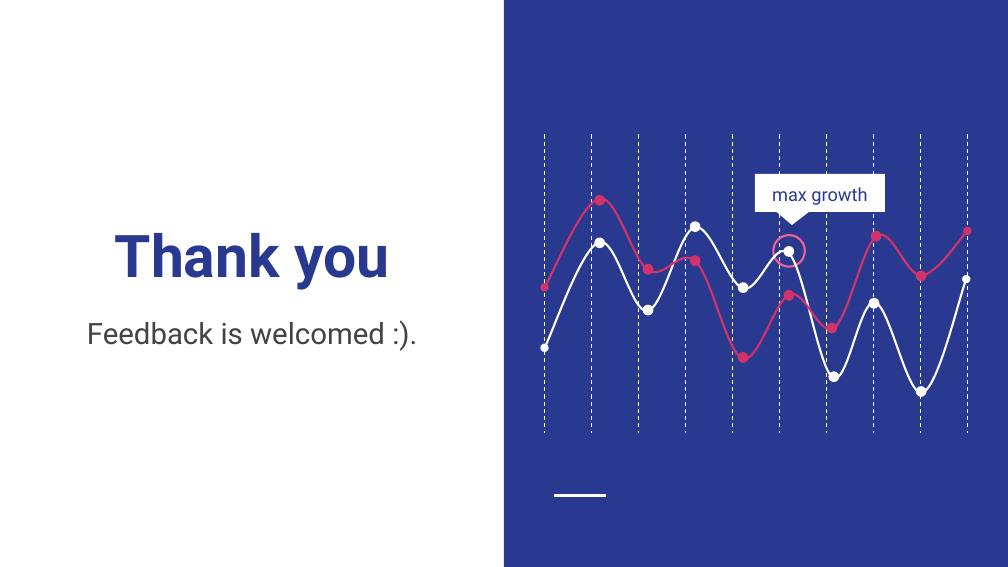
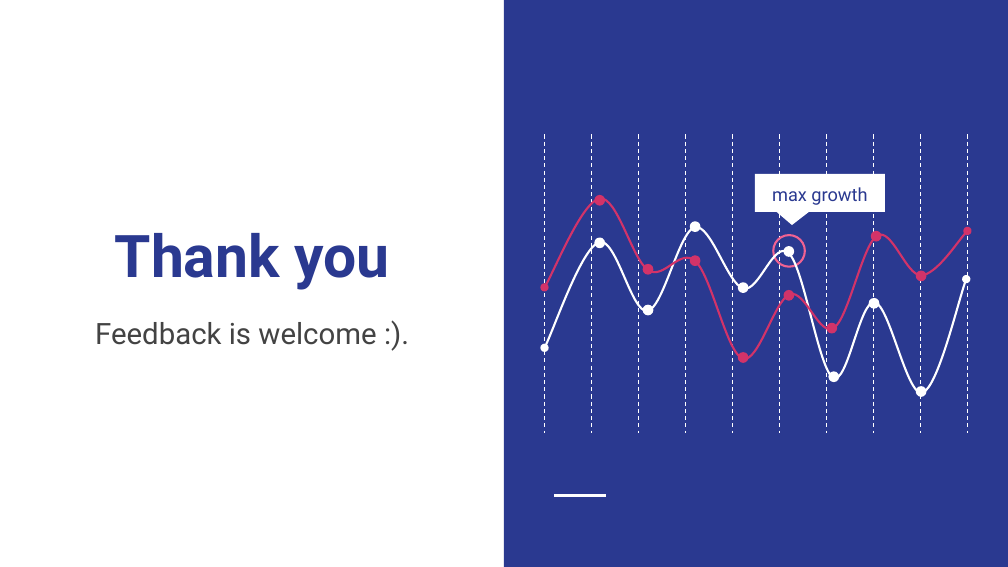
Before and after one commit to pranshu27/NIRF-Data-Analysis, a slide deck: slide 19 of g34-slides.pptx. Drawn at 1008x567 pixels with LibreOffice and Linux fonts; fonts in the diff are those of the drawing. Boxes give left, top, right and bottom in pixels: in the first picture for what was removed or moved away, otherwise in the second. Text is boxed around its words. In the diff, an @@ line names an element or a change of style, - is before the commit and + after.

```diff
--- a/g34-slides.pptx
+++ b/g34-slides.pptx
@@ subtitle at (95, 322, 376, 345): text changed @@
-Feedback is welcomed :).
+Feedback is welcome :).
```
Also in this commit, not shown: 1 other slide changed.
